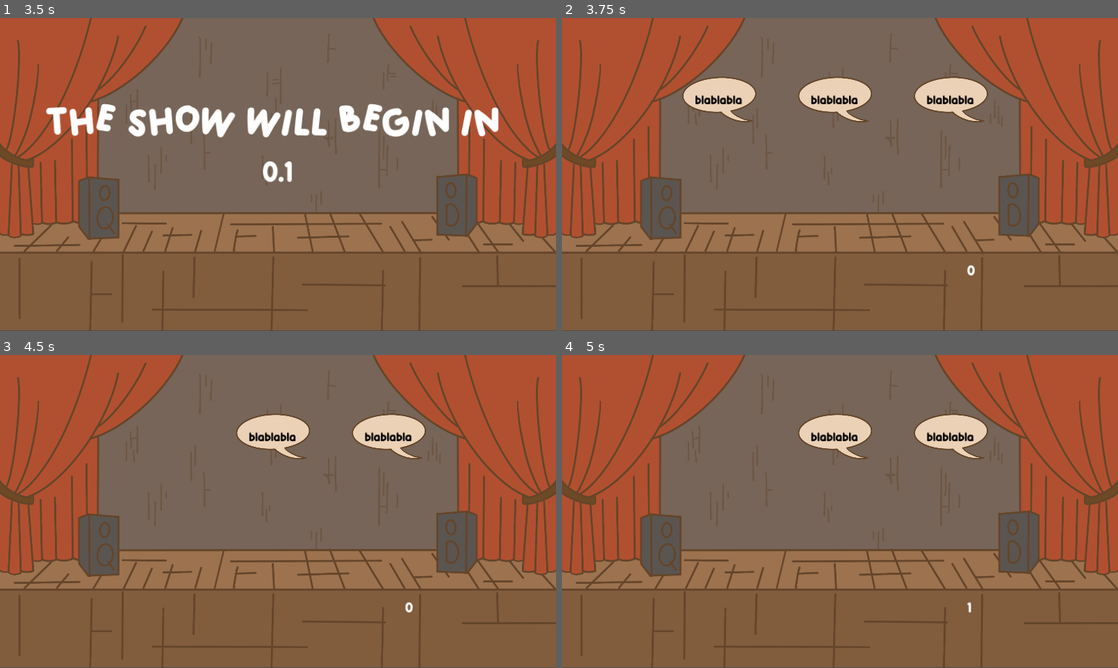
Above: before the commit, frames 1-4 (two rows, left to right).
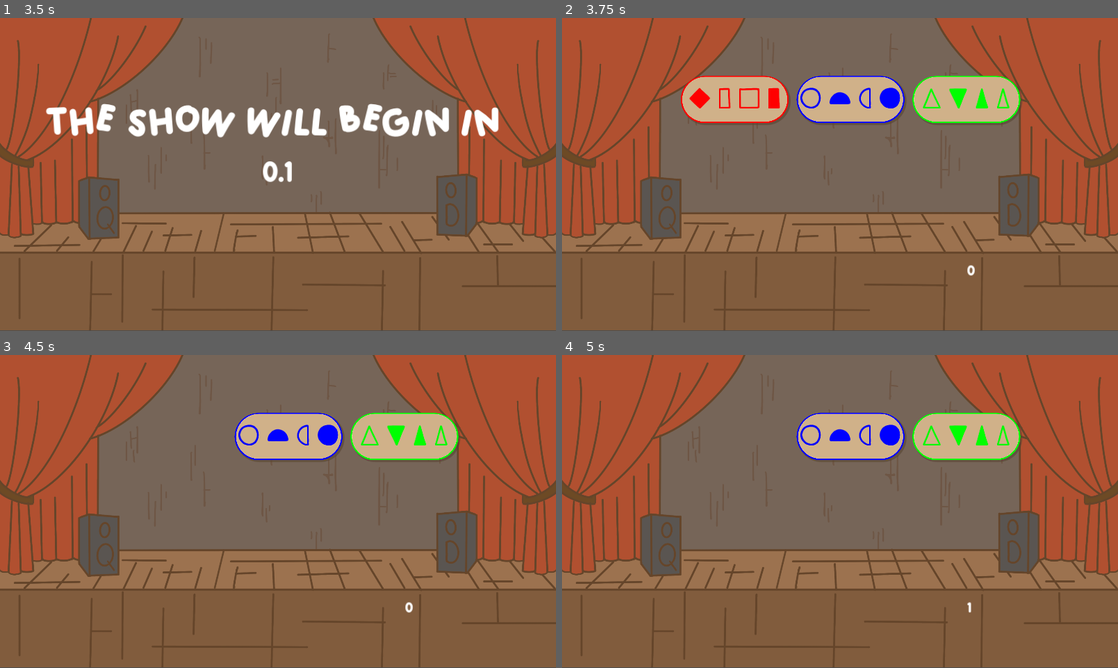
Above: after the commit, the same moments.

Repository: IridescenceFR/GlobalGameJam2024
Game: Godot game, scene res://Scenes/Main.tscn
Same seed, same stepped clock (60 frames per second), same inputs: the game is played once before the commit and once after it.
Inputs:
- Up to frame 1 (3.5 s): click "START" at 0.5 s
- Up to frame 2 (3.75 s): no input
- Up to frame 3 (4.5 s): click "blablabla" (after the commit: "Y e a E") at 4.25 s
- Up to frame 4 (5 s): no input

Frame 1 is identical in both runs. In frame 2, 7.9% of the frame differs, in the area x 21-83%, y 18-34%; in frame 3, 5.3%; in frame 4, 5.3%.

Commit message:
EG:code: les bubles sont mieux

Diff:
--- a/Scenes/bubble.tscn
+++ b/Scenes/bubble.tscn
@@ -1,37 +1,39 @@
-[gd_scene load_steps=9 format=3 uid="uid://ckjq0ruu3ovpt"]
+[gd_scene load_steps=4 format=3 uid="uid://ckjq0ruu3ovpt"]
 
+[ext_resource type="FontFile" uid="uid://bno48nt2c2af0" path="res://assets/GarlicSaltExtras-Regular.otf" id="1_23osm"]
 [ext_resource type="Script" path="res://scripts/bubble.gd" id="1_w28qf"]
-[ext_resource type="FontFile" uid="uid://btyj261dloxcf" path="res://assets/Candy Beans.otf" id="1_w45s5"]
-[ext_resource type="Texture2D" uid="uid://cr3iryw8b05us" path="res://assets/Bubble_left.png" id="2_lsxqp"]
 
-[sub_resource type="StyleBoxTexture" id="StyleBoxTexture_61icd"]
-texture = ExtResource("2_lsxqp")
-
-[sub_resource type="StyleBoxEmpty" id="StyleBoxEmpty_878ym"]
-
-[sub_resource type="StyleBoxEmpty" id="StyleBoxEmpty_58635"]
-
-[sub_resource type="StyleBoxEmpty" id="StyleBoxEmpty_as1hf"]
-
-[sub_resource type="StyleBoxEmpty" id="StyleBoxEmpty_e22h2"]
+[sub_resource type="StyleBoxFlat" id="StyleBoxFlat_mw1h5"]
+bg_color = Color(0.815686, 0.694118, 0.537255, 1)
+border_width_left = 5
+border_width_top = 5
+border_width_right = 5
+border_width_bottom = 5
+border_color = Color(0.34902, 0.254902, 0.168627, 1)
+corner_radius_top_left = 200
+corner_radius_top_right = 200
+corner_radius_bottom_right = 200
+corner_radius_bottom_left = 200
+corner_detail = 20
+shadow_color = Color(0.333333, 0.258824, 0.180392, 0.568627)
+shadow_size = 3
+shadow_offset = Vector2(5, 5)
 
 [node name="Bubble" type="Button"]
 top_level = true
 clip_children = 2
 offset_left = 246.0
 offset_top = 167.0
-offset_right = 509.0
-offset_bottom = 332.0
+offset_right = 619.0
+offset_bottom = 330.0
 size_flags_vertical = 4
-theme_override_colors/font_color = Color(0, 0, 0, 1)
-theme_override_fonts/font = ExtResource("1_w45s5")
-theme_override_font_sizes/font_size = 40
-theme_override_styles/normal = SubResource("StyleBoxTexture_61icd")
-theme_override_styles/hover = SubResource("StyleBoxEmpty_878ym")
-theme_override_styles/pressed = SubResource("StyleBoxEmpty_58635")
-theme_override_styles/disabled = SubResource("StyleBoxEmpty_as1hf")
-theme_override_styles/focus = SubResource("StyleBoxEmpty_e22h2")
-text = "blablabla"
+theme_override_colors/font_color = Color(0.8, 0.847059, 0, 1)
+theme_override_fonts/font = ExtResource("1_23osm")
+theme_override_font_sizes/font_size = 100
+theme_override_styles/normal = SubResource("StyleBoxFlat_mw1h5")
+text = "Y e a E"
+icon_alignment = 1
+text_direction = 1
 script = ExtResource("1_w28qf")
 
 [node name="hideJoke" type="Timer" parent="."]
--- a/scripts/Main.gd
+++ b/scripts/Main.gd
@@ -24,7 +24,7 @@
 		var bubble = bubble_scene.instantiate()
 		bubble.color = color
 		bubble.position = Vector2(410 + pos_x, 200)
-		bubble.connect_to_parent(self)
+		bubble.connect_to_parent(self, color)
 		add_child(bubble)
 		pos_x += 400
 
--- a/scripts/bubble.gd
+++ b/scripts/bubble.gd
@@ -17,6 +17,27 @@
 	player_joke.emit(color, $hideJoke.get_time_left())
 	queue_free()
 
-func connect_to_parent(parent):
+func connect_to_parent(parent, color):
+	if (color == 0) :
+		self.text = "Y e a E"
+		self.add_theme_color_override("font_color", Color(255,0,0,2))
+		var new_stylebox_normal = self.get_theme_stylebox("normal").duplicate()
+		new_stylebox_normal.border_width_top = 3
+		new_stylebox_normal.border_color = Color(255, 0, 0)
+		self.add_theme_stylebox_override("normal", new_stylebox_normal)
+	if (color == 1) :
+		self.text = "m V N n"
+		self.add_theme_color_override("font_color", Color(0,255,0,2))
+		var new_stylebox_normal = self.get_theme_stylebox("normal").duplicate()
+		new_stylebox_normal.border_width_top = 3
+		new_stylebox_normal.border_color = Color(0, 255, 0)
+		self.add_theme_stylebox_override("normal", new_stylebox_normal)
+	if (color == 2) :
+		self.text = "q Z s Q"
+		self.add_theme_color_override("font_color", Color(0,0,255,2))
+		var new_stylebox_normal = self.get_theme_stylebox("normal").duplicate()
+		new_stylebox_normal.border_width_top = 3
+		new_stylebox_normal.border_color = Color(0, 0, 255)
+		self.add_theme_stylebox_override("normal", new_stylebox_normal)
 	if (parent) :
 		self.player_joke.connect(parent._on_bubble_player_joke)
Not shown: 1 places in Scenes/Main.tscn that only renumber resources
Not shown: 1 places in Scenes/hud.tscn that only renumber resources
Not shown, added: assets/Font Shapes 2019.ttf.import
Binary file added: assets/GarlicSaltExtras-Regular.otf
Not shown, added: assets/GarlicSaltExtras-Regular.otf.import
